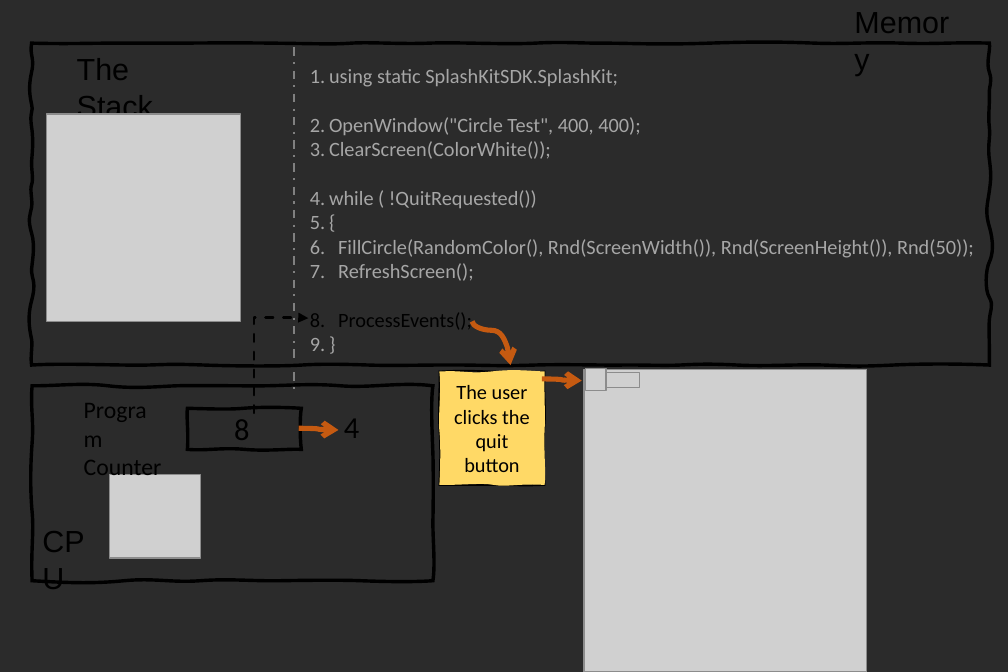
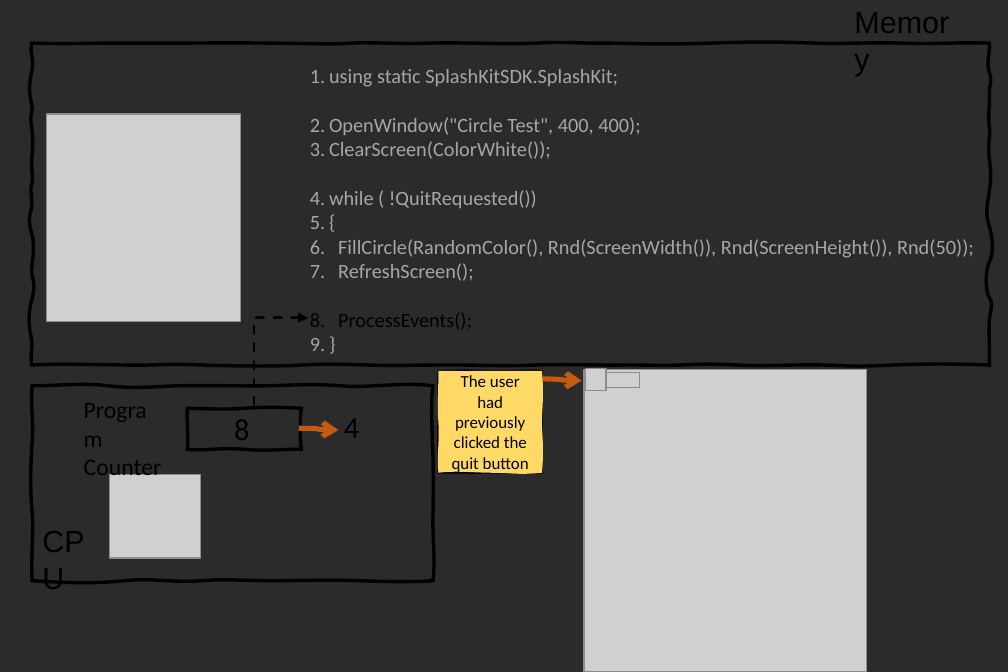
Before and after one commit to splashkit/the-programmers-field-guide, a slide deck: slide 14 of resources/ppt-slides/while-loop-splashkit.pptx. Drawn at 1008x672 pixels with LibreOffice and Linux fonts; fonts in the diff are those of the drawing; grey boxes stand for pictures; background and template pictures are left out; a plain dark background stands for a picture behind light text. Boxes give left, top, right and bottom in pixels: in the first picture for what was removed or moved away, otherwise in the second. Text is boxed around its words. In the diff, an @@ line names an element or a change of style, - is before the commit and + after.

```diff
--- a/resources/ppt-slides/while-loop-splashkit.pptx
+++ b/resources/ppt-slides/while-loop-splashkit.pptx
@@ text removed at (77, 58, 153, 123) @@
-The Stack
@@ line removed from (294, 48) to (294, 394) @@
@@ elbow arrow moved from (254, 413) - (308, 318) to (254, 405) - (308, 318) @@
@@ curved arrow removed from (472, 322) to (511, 364) @@
@@ freeform shape "The user had previously clicked ...": place and size @@
-freeform shape "The user had previously clicked ..." at (439, 372, 544, 485)
+freeform shape "The user had previously clicked ..." at (439, 371, 542, 473)
@@ text in freeform shape at (452, 375, 529, 474): text changed; size 12 to 10 pt @@
-The user clicks the quit button
+The user had previously clicked the quit button
```
Also in this commit, not shown: 15 other slides changed, 33 other files.
